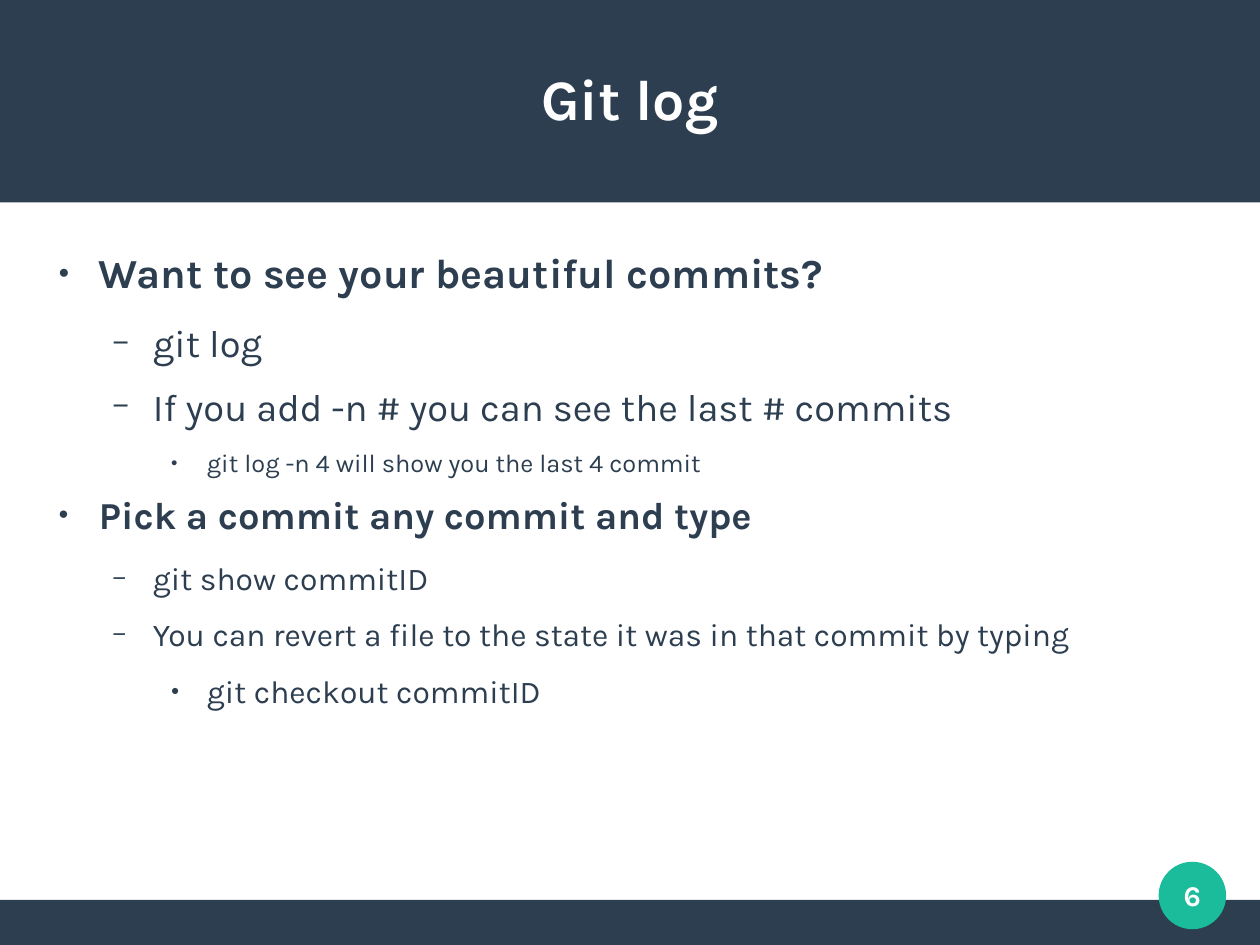
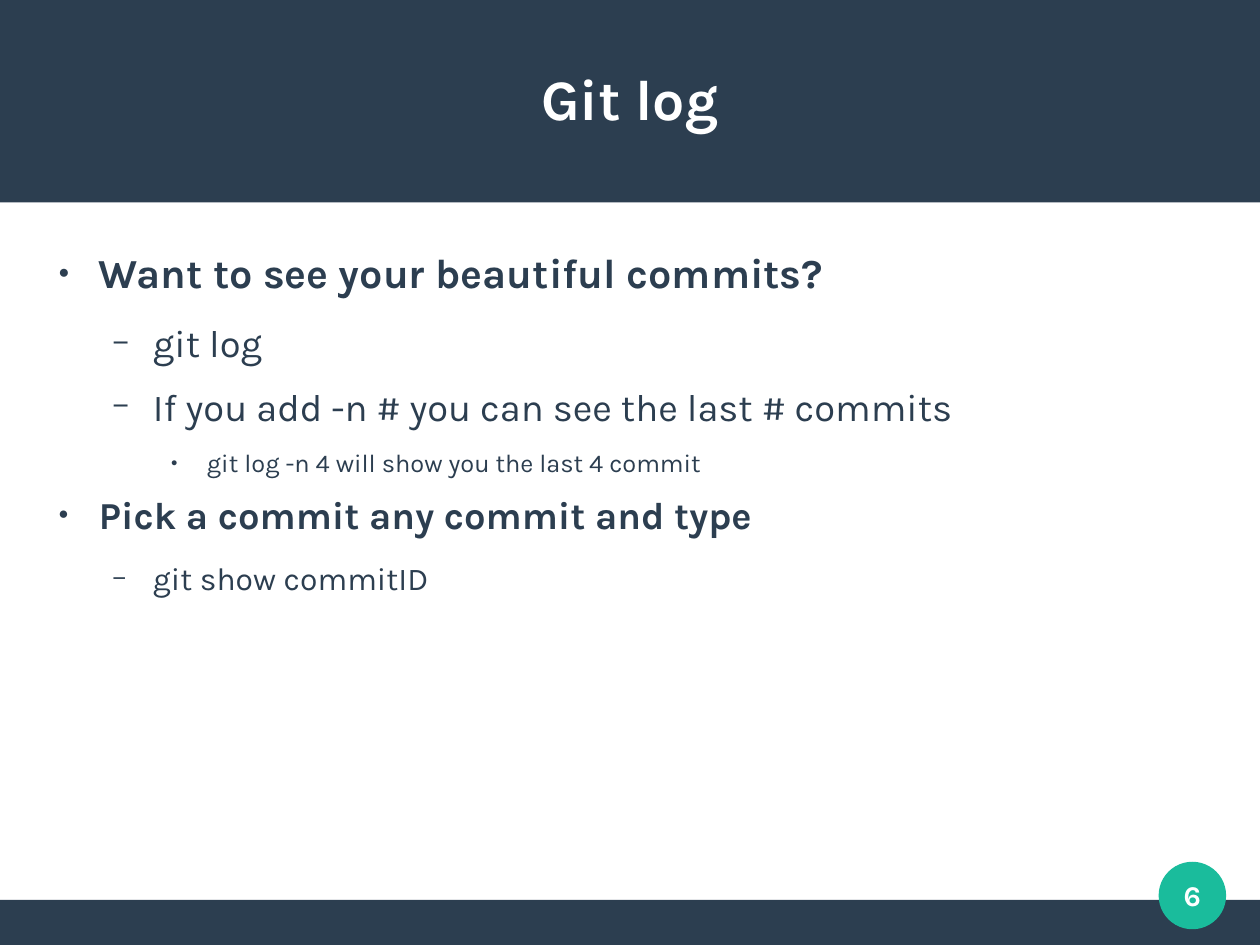
Before and after one commit to demetriushrowland/GithubClinic, a slide deck: slide 6 of Prelim Slides.odp. Drawn at 1260x945 pixels with LibreOffice and Linux fonts; fonts in the diff are those of the drawing. Boxes give left, top, right and bottom in pixels: in the first picture for what was removed or moved away, otherwise in the second. Text is boxed around its words. In the diff, an @@ line names an element or a change of style, - is before the commit and + after.

```diff
--- a/Prelim Slides.odp
+++ b/Prelim Slides.odp
@@ text at [153, 624, 1069, 710]: paragraphs removed @@
-  − You can revert a file to the state it was in that commit by typing
-    ● git checkout commitID
```
Also in this commit, not shown: 1 other slide changed, 3 slides added.
